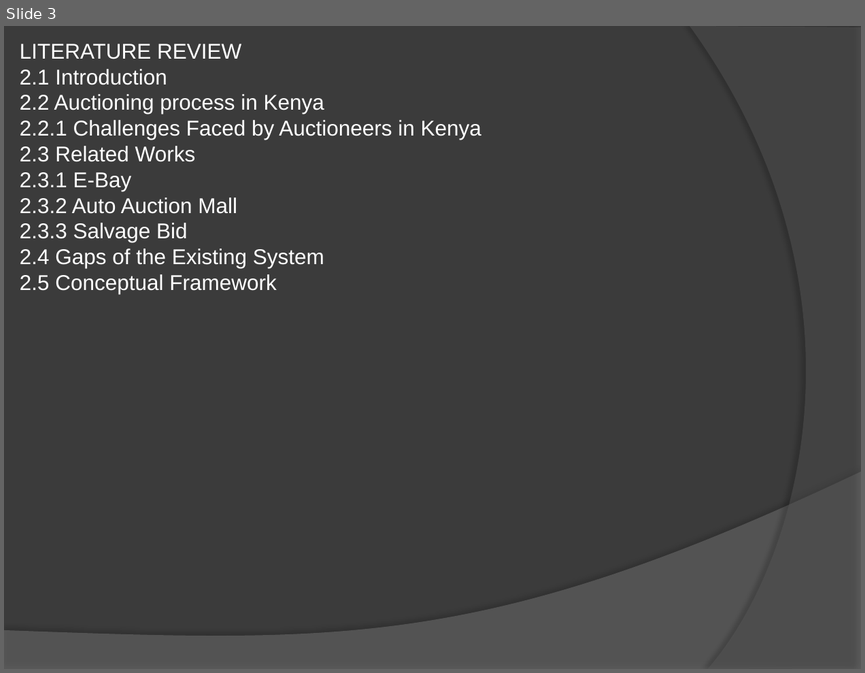
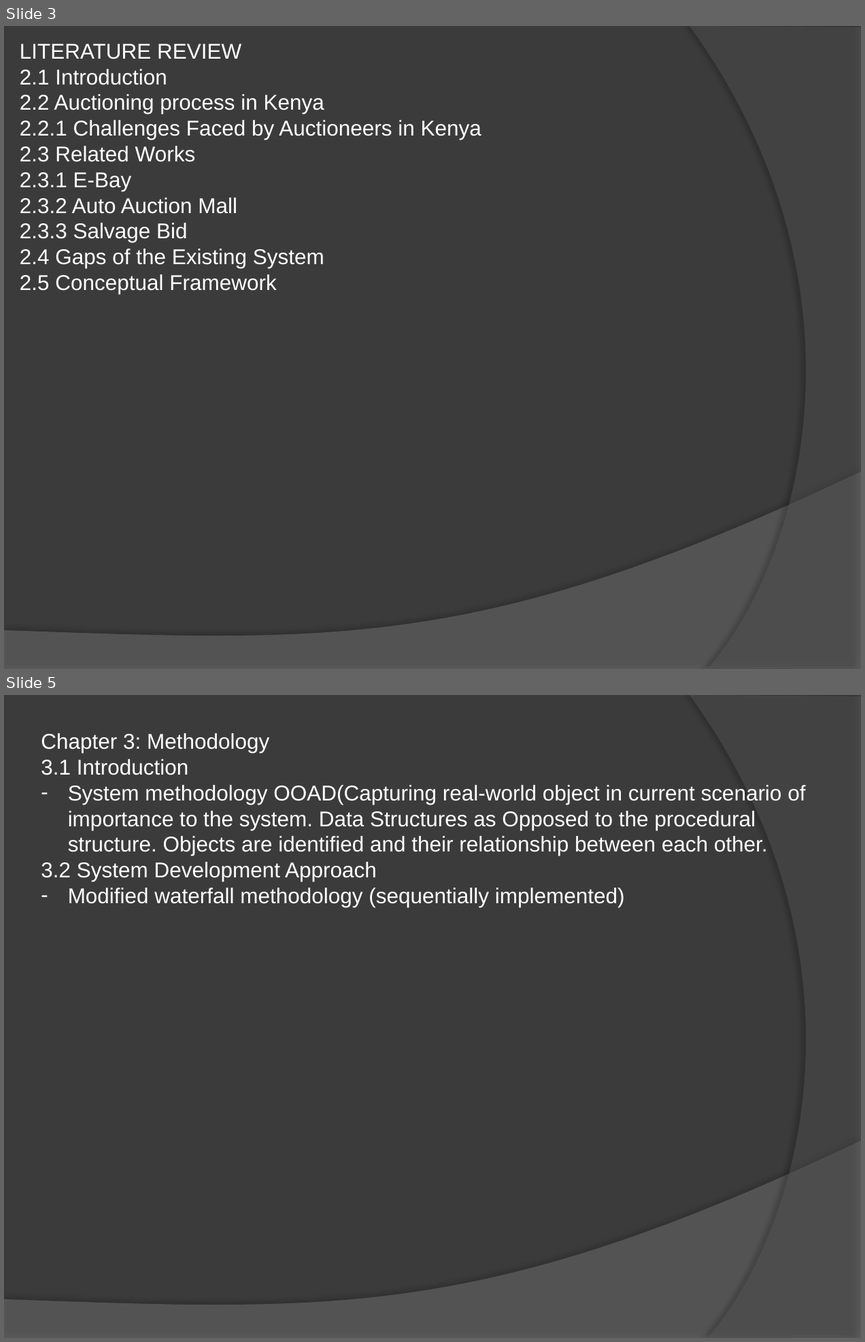
Before and after one commit to NickBwalley/Online-Car-Auctioning-System-Documentation, a slide deck: OCAS/Nicholas Bwalley_PowerPoint_122790.pptx. Shown one above the other, each under a label of ours: slide 3 before the commit, slides 3 and 5 after it; the slides between them are not shown. The pictures are 865x673 and 865x1342 pixels, drawn with LibreOffice and Linux fonts; fonts in the diff are those of the drawing. Boxes give left, top, right and bottom in pixels: in the first picture for what was removed or moved away, otherwise in the second. Text is boxed around its words. In the diff, an @@ line names an element or a change of style, - is before the commit and + after.

Commit message:
powerpoint

```diff
--- a/OCAS/Nicholas Bwalley_PowerPoint_122790.pptx
+++ b/OCAS/Nicholas Bwalley_PowerPoint_122790.pptx
@@ slide 5 added at [4, 695, 861, 1338], background #3B3B3B; not listed: 2 template elements that a slide beside it also shows @@
@@ text added at [41, 733, 805, 907], 18 pt, text #FFFFFF @@
+Chapter 3: Methodology
+3.1 Introduction
+– System methodology OOAD(Capturing real-world object in current scenario of importance to the system. Data Structures as Opposed to the procedural structure. Objects are identified and their relationship between each other.
+3.2 System Development Approach
+– Modified waterfall methodology (sequentially implemented)
```
Also in this commit, not shown: 1 slide removed.
